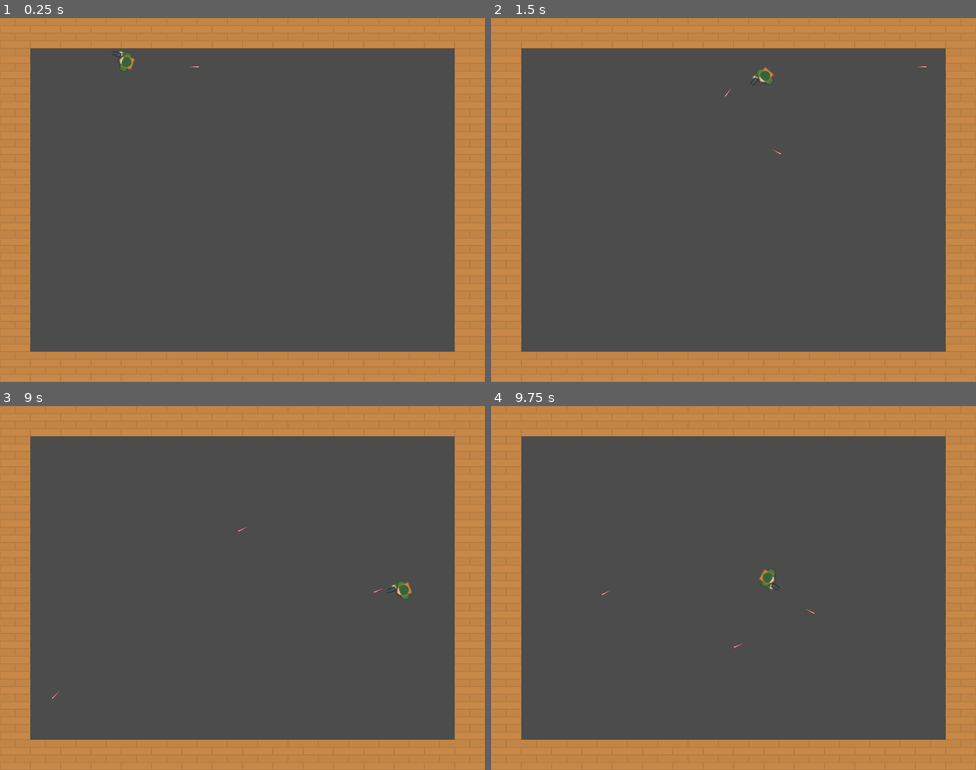
Above: before the commit, frames 1-4 (two rows, left to right).
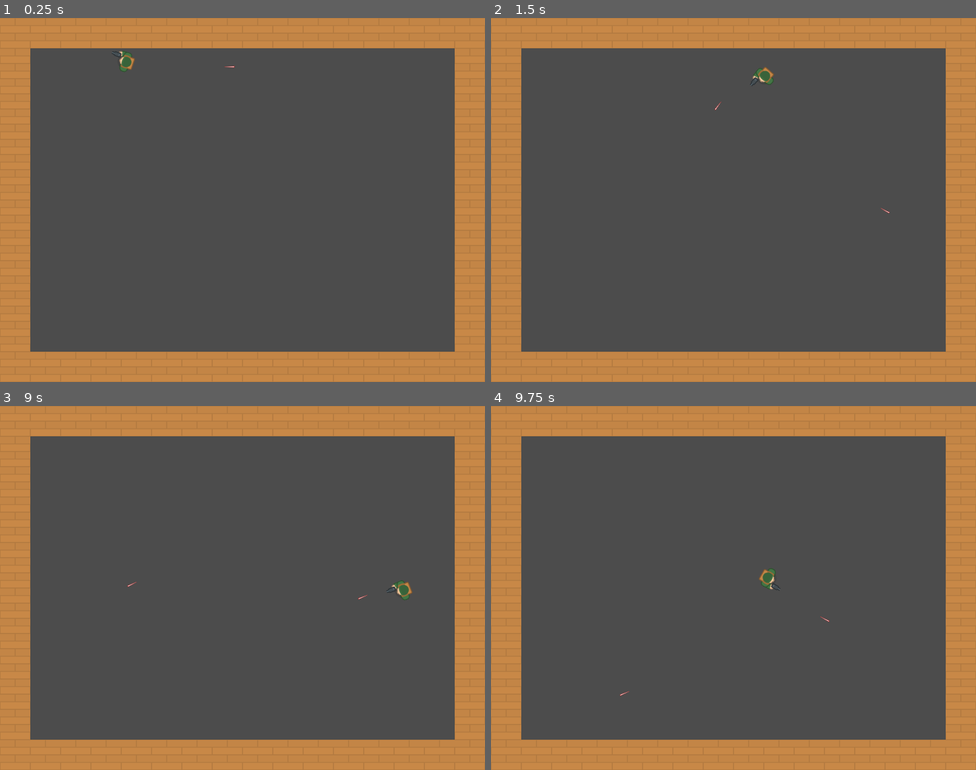
Above: after the commit, the same moments.

Repository: sindre0830/YAZG
Game: Godot game, scene res://World/World.tscn
Same seed, same stepped clock (60 frames per second), same inputs: the game is played once before the commit and once after it.
Inputs (mouse positions are in pixels of both pictures, inside the frame that each line leads up to):
- Up to frame 1 (0.25 s): no input
- Up to frame 2 (1.5 s): tap Enter at 0.5 s; move the mouse to (840, 181) at 0.52 s; hold Right (ui_right) 0.53-1.28 s; click (840, 181) at 0.6 s; move the mouse to (636, 218) at 1.27 s; hold Down (ui_down) from 1.28 s (still down); click (636, 218) at 1.35 s
- Up to frame 3 (9 s): move the mouse to (291, 507) at 2.02 s; release Down (ui_down) at 2.03 s; hold Right (ui_right) 2.03-2.78 s; click (291, 507) at 2.1 s; move the mouse to (218, 660) at 2.77 s; hold Up (ui_up) 2.78-3.53 s; click (218, 660) at 2.85 s; move the mouse to (388, 642) at 3.52 s; hold Left (ui_left) 3.53-5.03 s; click (388, 642) at 3.6 s; move the mouse to (97, 533) at 4.27 s; click (97, 533) at 4.35 s; move the mouse to (266, 588) at 5.02 s; hold Down (ui_down) 5.03-5.78 s; click (266, 588) at 5.1 s; move the mouse to (169, 497) at 5.77 s; hold Right (ui_right) 5.78-6.53 s; click (169, 497) at 5.85 s; move the mouse to (349, 569) at 6.52 s; hold Up (ui_up) 6.53-7.28 s; click (349, 569) at 6.6 s; move the mouse to (145, 606) at 7.27 s; hold Right (ui_right) 7.28-8.03 s; click (145, 606) at 7.35 s; move the mouse to (291, 507) at 8.02 s; hold Down (ui_down) 8.03-8.78 s; click (291, 507) at 8.1 s; move the mouse to (218, 660) at 8.77 s; hold Left (ui_left) from 8.78 s (still down); click (218, 660) at 8.85 s
- Up to frame 4 (9.75 s): move the mouse to (879, 642) at 9.52 s; release Left (ui_left) at 9.53 s; hold Up (ui_up) from 9.53 s (still down); click (879, 642) at 9.6 s

The runs differ from the first frame. In frame 1, less than 0.1% of the frame differs, in the area x 39-49%, y 13-14%; in frame 2, less than 0.1%; in frame 3, less than 0.1%, in the area x 10-79%, y 33-81%; in frame 4, less than 0.1%.

Commit message:
Added collision checks for projectile

Diff:
--- a/Source/Player/Player.gd
+++ b/Source/Player/Player.gd
@@ -26,4 +26,3 @@
 		var bullet = Bullet.instance()
 		owner.add_child(bullet)
 		bullet.transform = $PositionMuzzle.global_transform
-		print("pew pew")
--- a/Source/Projectiles/Bullet.gd
+++ b/Source/Projectiles/Bullet.gd
@@ -1,10 +1,15 @@
 extends Area2D
 
-var speed = 400
+var speed = 700
 
 func _physics_process(delta):
 	global_position += transform.x * speed * delta
 
 func _on_VisibilityNotifier2D_screen_exited():
-	print("be gone, thot")
 	queue_free()
+
+func _on_Bullet_body_entered(body):
+	queue_free()
+
+func _on_Bullet_area_entered(area):
+	queue_free()
--- a/Source/Projectiles/Bullet.tscn
+++ b/Source/Projectiles/Bullet.tscn
@@ -23,4 +23,6 @@
 
 [node name="VisibilityNotifier2D" type="VisibilityNotifier2D" parent="."]
 
+[connection signal="area_entered" from="." to="." method="_on_Bullet_area_entered"]
+[connection signal="body_entered" from="." to="." method="_on_Bullet_body_entered"]
 [connection signal="screen_exited" from="VisibilityNotifier2D" to="." method="_on_VisibilityNotifier2D_screen_exited"]
